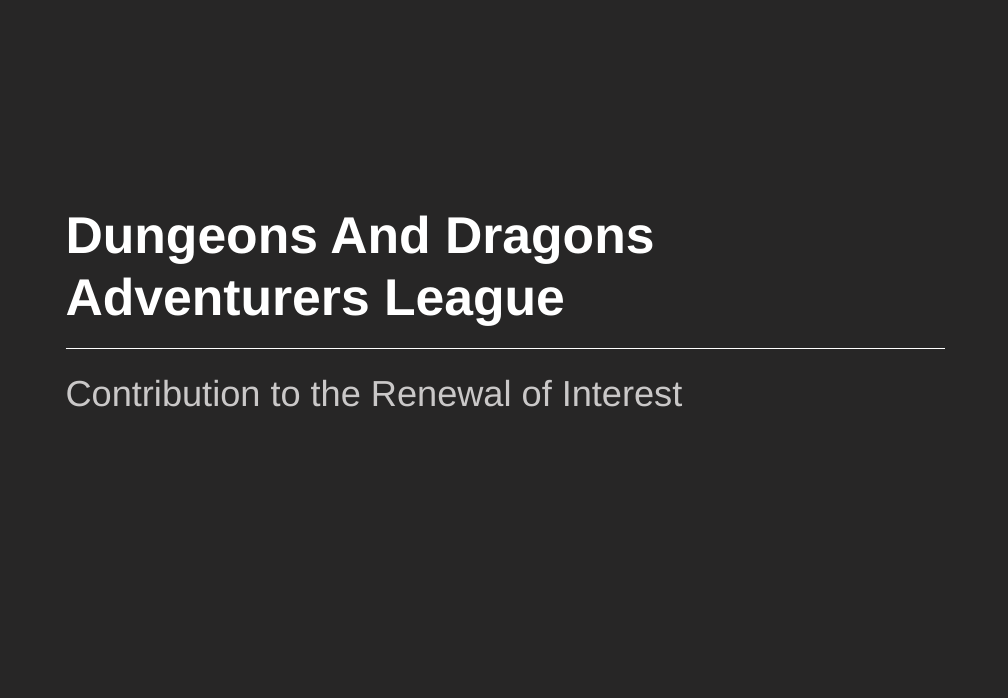
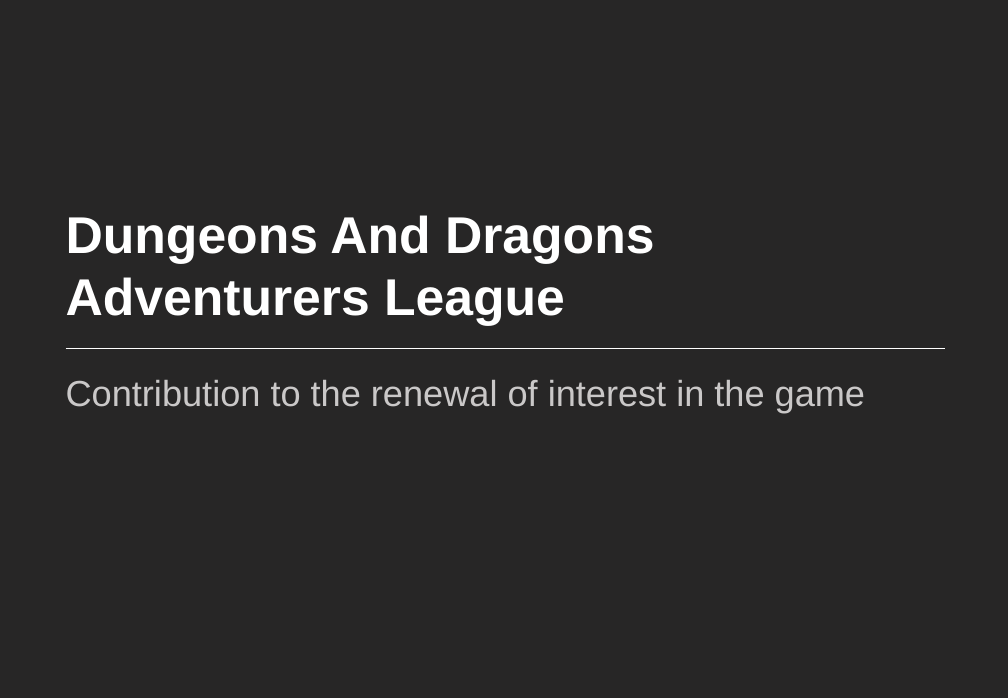
Before and after one commit to manu-sapiens/text2pptx, a slide deck: slide 5 of out/test_output_option_5.pptx.final.pptx. Drawn at 1008x698 pixels with LibreOffice and Linux fonts; fonts in the diff are those of the drawing. Boxes give left, top, right and bottom in pixels: in the first picture for what was removed or moved away, otherwise in the second. Text is boxed around its words. In the diff, an @@ line names an element or a change of style, - is before the commit and + after.

```diff
--- a/out/test_output_option_5.pptx.final.pptx
+++ b/out/test_output_option_5.pptx.final.pptx
@@ text at (66,380,865,413): text changed @@
-Contribution to the Renewal of Interest
+Contribution to the renewal of interest in the game
```
Also in this commit, not shown: 8 other slides changed, 5 other files.
